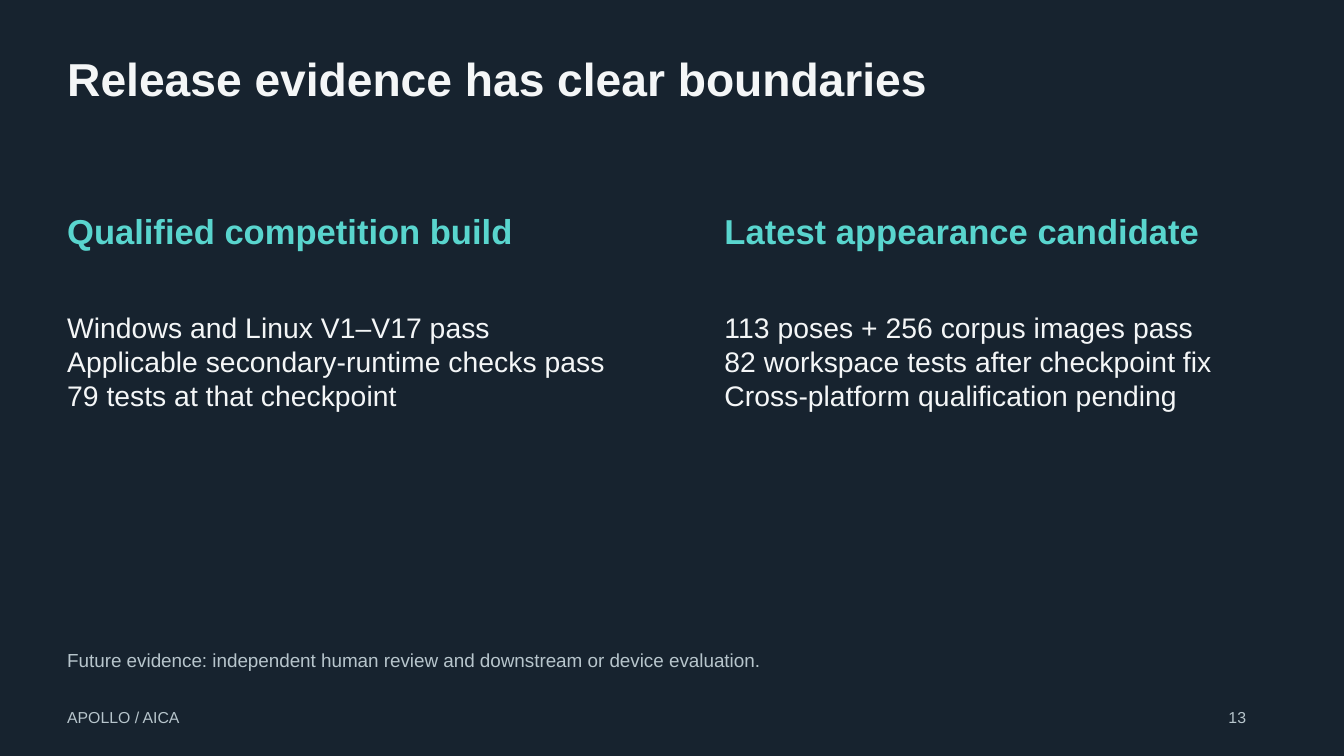
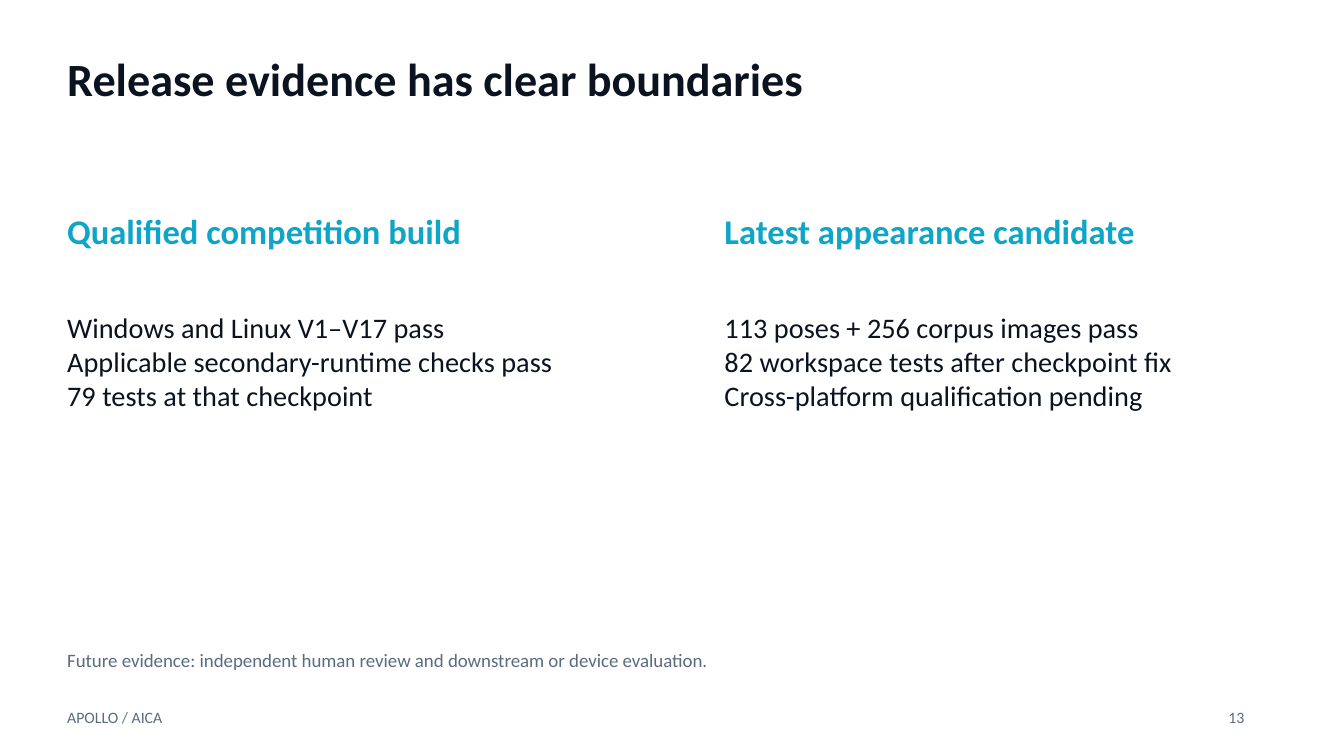
Before and after one commit to Eldo-John-Giby/Apollo, a slide deck: slide 13 of Apollo_SamsungXR_Presentation.pptx. Drawn at 1344x756 pixels with LibreOffice and Linux fonts; fonts in the diff are those of the drawing. Boxes give left, top, right and bottom in pixels: in the first picture for what was removed or moved away, otherwise in the second. Text is boxed around its words. In the diff, an @@ line names an element or a change of style, - is before the commit and + after.

Commit message:
docs: restore original slide theme and render full-head cover GIF

```diff
--- a/Apollo_SamsungXR_Presentation.pptx
+++ b/Apollo_SamsungXR_Presentation.pptx
@@ background #17232F to #FFFFFF @@
@@ text "Qualified competition build" at (x1=67, y1=219, x2=461, y2=250): font Arial to Calibri, text colour #59D5CE to #0EA5C6 @@
@@ text "Latest appearance candidate" at (x1=724, y1=219, x2=1134, y2=250): font Arial to Calibri, text colour #59D5CE to #0EA5C6 @@
@@ font Arial to Calibri, text colour #F4F6F7 to #0B1220 in 3 elements at (x1=67, y1=63, x2=803, y2=97), (x1=67, y1=318, x2=552, y2=411), (x1=724, y1=318, x2=1171, y2=411) @@
@@ font Arial to Calibri, text colour #B7C5CC to #5B6B80 in 3 elements at (x1=67, y1=712, x2=163, y2=723), (x1=1228, y1=713, x2=1244, y2=723), (x1=67, y1=654, x2=708, y2=670) @@
```
Also in this commit, not shown: 13 other slides changed.
